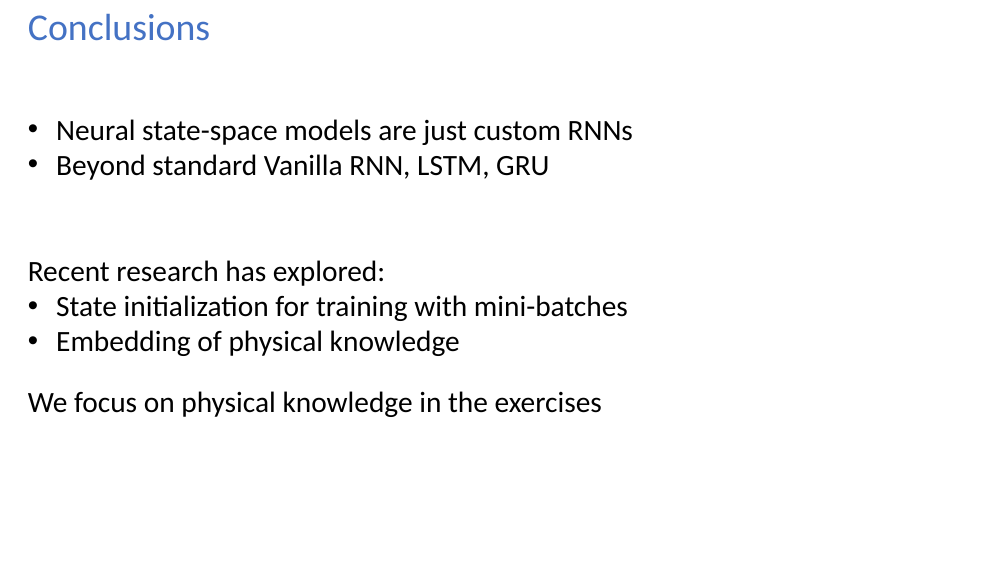
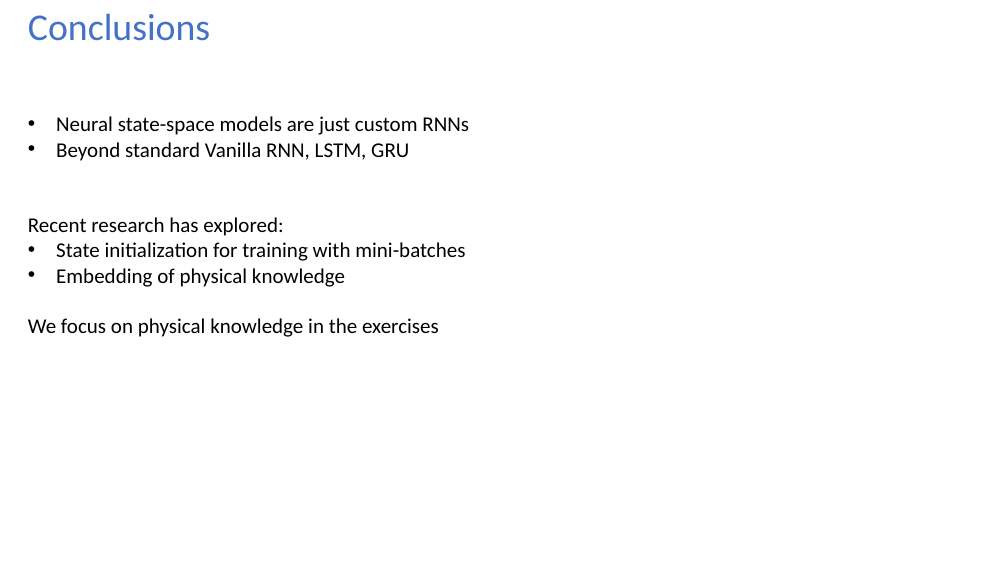
Before and after one commit to dariopi/Deep-Learning-for-System-Identification----EECI-Course----2026, a slide deck: slide 14 of lessons/04_state_space/state_space.pptx. Drawn at 1008x567 pixels with LibreOffice and Linux fonts; fonts in the diff are those of the drawing. Boxes give left, top, right and bottom in pixels: in the first picture for what was removed or moved away, otherwise in the second. Text is boxed around its words. In the diff, an @@ line names an element or a change of style, - is before the commit and + after.

Commit message:
state space update

```diff
--- a/lessons/04_state_space/state_space.pptx
+++ b/lessons/04_state_space/state_space.pptx
@@ text "Neural state-space models are just ..." at <box>28,116,469,337</box>: size 28 to 20 pt @@
```
Also in this commit, not shown: 1 other file.
